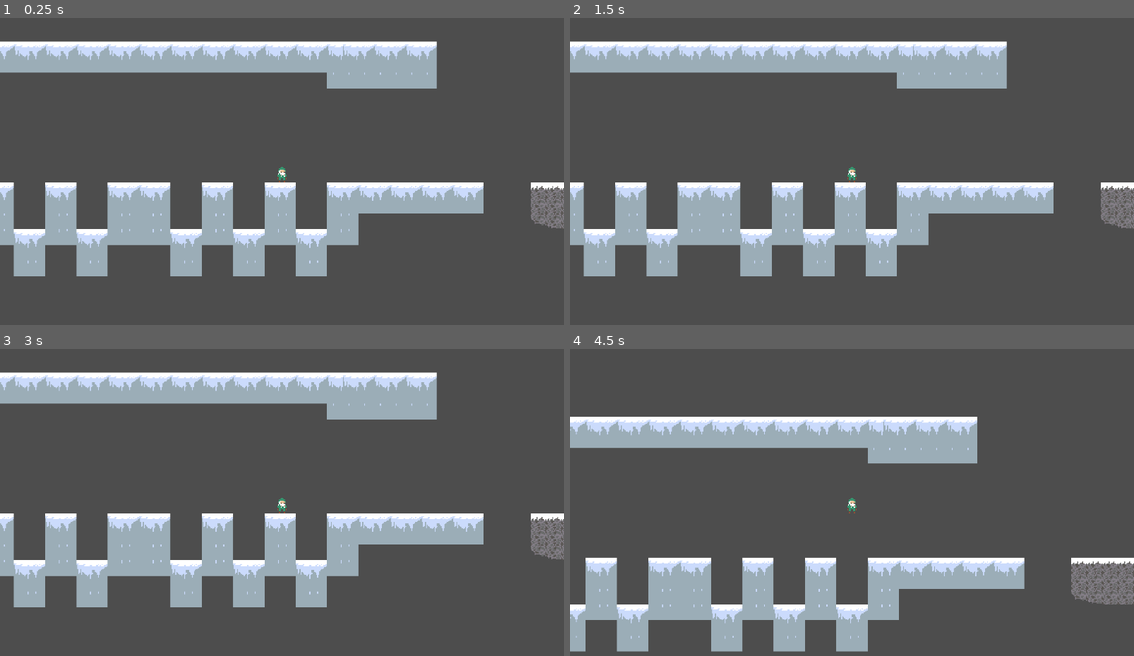
Above: before the commit, frames 1-4 (two rows, left to right).
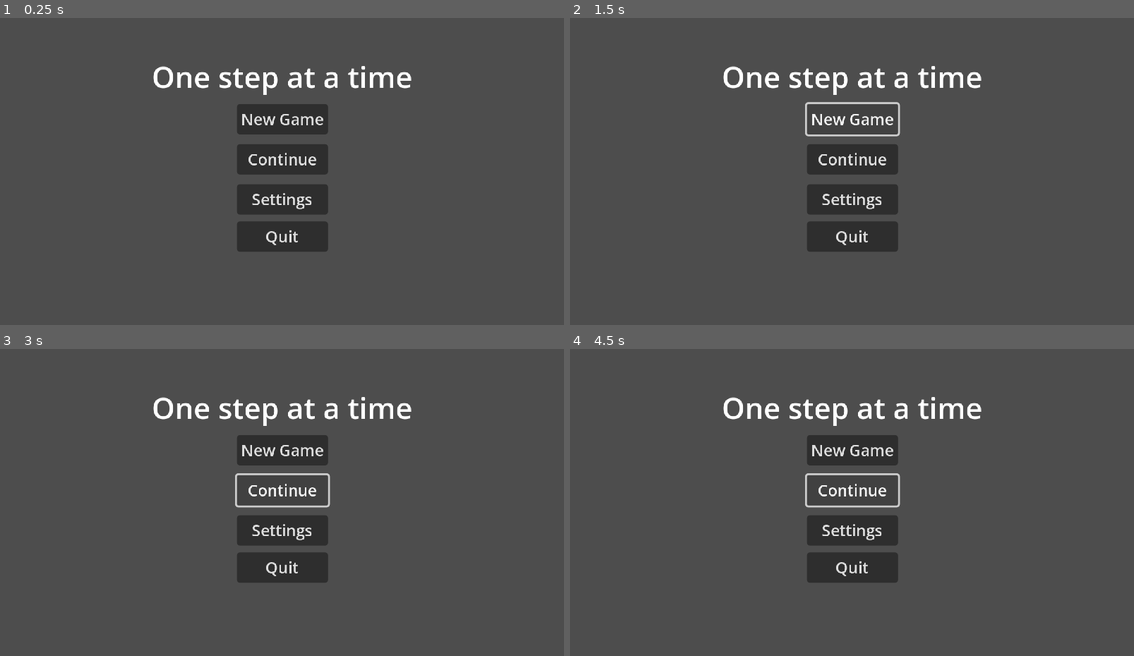
Above: after the commit, the same moments.

Repository: Wilisimple4u/GameJamOnlyOne
Game: Godot game, scene res://Main menu.tscn
The game is run twice, just before and just after one commit, with the same random seed, the same clock (stepped at 60 frames per second) and the same inputs. Before the commit the project starts from res://TempLevel.tscn. The engine's default icon, where the game draws it, is replaced by a stand-in: a white triangle on a blue panel in a dark square.
Inputs (mouse positions are in pixels of both pictures, inside the frame that each line leads up to):
- Up to frame 1 (0.25 s): no input
- Up to frame 2 (1.5 s): click (852, 199) at 0.5 s, where only the run after the commit has a clickable "Settings"; click (852, 119) at 1.25 s, where only the run after the commit has a clickable "New Game"
- Up to frame 3 (3 s): click (282, 450) at 2 s, where only the run after the commit has a clickable "New Game"; click (282, 490) at 2.75 s, where only the run after the commit has a clickable "Continue"
- Up to frame 4 (4.5 s): click (852, 490) at 3.5 s, where only the run after the commit has a clickable "Continue"; tap Enter (ui_accept) at 4.25 s; hold Right (ui_right) from 4.28 s (still down)

The runs differ from the first frame. In frame 1, 29% of the frame differs, in the area x 0-100%, y 7-85%; in frame 2, 28%; in frame 3, 28%; in frame 4, 27%.

Commit message:
made basic main menu

Diff:
--- /dev/null
+++ b/Prof of concept GameJam/Main menu.tscn
@@ -0,0 +1,81 @@
+[gd_scene format=3 uid="uid://dbms65oofdnu1"]
+
+[node name="Main memu" type="Control"]
+layout_mode = 3
+anchors_preset = 15
+anchor_right = 1.0
+anchor_bottom = 1.0
+grow_horizontal = 2
+grow_vertical = 2
+
+[node name="VBoxContainer" type="VBoxContainer" parent="."]
+layout_mode = 1
+anchors_preset = 5
+anchor_left = 0.5
+anchor_right = 0.5
+offset_left = -71.5
+offset_right = 71.5
+offset_bottom = 40.0
+grow_horizontal = 2
+
+[node name="MarginContainer" type="MarginContainer" parent="VBoxContainer"]
+layout_mode = 2
+theme_override_constants/margin_top = 40
+
+[node name="Label" type="Label" parent="VBoxContainer/MarginContainer"]
+layout_mode = 2
+theme_override_font_sizes/font_size = 30
+text = "One step at a time"
+
+[node name="CenterContainer" type="CenterContainer" parent="."]
+layout_mode = 1
+anchors_preset = 8
+anchor_left = 0.5
+anchor_top = 0.5
+anchor_right = 0.5
+anchor_bottom = 0.5
+offset_left = -46.5
+offset_top = -78.5
+offset_right = 46.5
+offset_bottom = 78.5
+grow_horizontal = 2
+grow_vertical = 2
+
+[node name="VBoxContainer" type="VBoxContainer" parent="CenterContainer"]
+layout_mode = 2
+
+[node name="MarginContainer2" type="MarginContainer" parent="CenterContainer/VBoxContainer"]
+layout_mode = 2
+theme_override_constants/margin_top = 3
+theme_override_constants/margin_bottom = 3
+
+[node name="Button" type="Button" parent="CenterContainer/VBoxContainer/MarginContainer2"]
+layout_mode = 2
+text = "New Game"
+
+[node name="MarginContainer3" type="MarginContainer" parent="CenterContainer/VBoxContainer"]
+layout_mode = 2
+theme_override_constants/margin_top = 3
+theme_override_constants/margin_bottom = 3
+
+[node name="Button" type="Button" parent="CenterContainer/VBoxContainer/MarginContainer3"]
+layout_mode = 2
+text = "Continue"
+
+[node name="MarginContainer4" type="MarginContainer" parent="CenterContainer/VBoxContainer"]
+layout_mode = 2
+theme_override_constants/margin_top = 3
+theme_override_constants/margin_bottom = 3
+
+[node name="Button" type="Button" parent="CenterContainer/VBoxContainer/MarginContainer4"]
+layout_mode = 2
+text = "Settings"
+
+[node name="MarginContainer5" type="MarginContainer" parent="CenterContainer/VBoxContainer"]
+layout_mode = 2
+theme_override_constants/margin_top = 0
+theme_override_constants/margin_bottom = 0
+
+[node name="Button" type="Button" parent="CenterContainer/VBoxContainer/MarginContainer5"]
+layout_mode = 2
+text = "Quit"
--- a/Prof of concept GameJam/PlayerCharScene.tscn
+++ b/Prof of concept GameJam/PlayerCharScene.tscn
@@ -3,9 +3,9 @@
 [ext_resource type="Script" uid="uid://cxcmoxmalkqfb" path="res://Player_char_Move.gd" id="1_ceten"]
 [ext_resource type="Texture2D" uid="uid://c8op0ccqdbref" path="res://71 Godot project/plattformer/PlayerSprite/PlayerTemplate.png" id="2_ceten"]
 
-[sub_resource type="CapsuleShape2D" id="CapsuleShape2D_40myj"]
-radius = 5.0
-height = 12.0
+[sub_resource type="CapsuleShape2D" id="CapsuleShape2D_ceten"]
+radius = 4.0
+height = 16.0
 
 [sub_resource type="SpriteFrames" id="SpriteFrames_4sakj"]
 animations = [{
@@ -22,7 +22,8 @@
 script = ExtResource("1_ceten")
 
 [node name="CollisionShape2D" type="CollisionShape2D" parent="."]
-shape = SubResource("CapsuleShape2D_40myj")
+position = Vector2(0, -2)
+shape = SubResource("CapsuleShape2D_ceten")
 
 [node name="AnimatedSprite2D" type="AnimatedSprite2D" parent="."]
 position = Vector2(0, -2)
--- a/Prof of concept GameJam/project.godot
+++ b/Prof of concept GameJam/project.godot
@@ -11,7 +11,7 @@
 [application]
 
 config/name="Plattformer or something idk"
-run/main_scene="uid://cl826fie1d4o2"
+run/main_scene="uid://dbms65oofdnu1"
 config/features=PackedStringArray("4.4", "Forward Plus")
 config/icon="res://icon.svg"
 
Binary file added: Prof of concept GameJam/sr2492f6ef43d55-2627642727.png
Not shown, added: Prof of concept GameJam/sr2492f6ef43d55-2627642727.png.import
